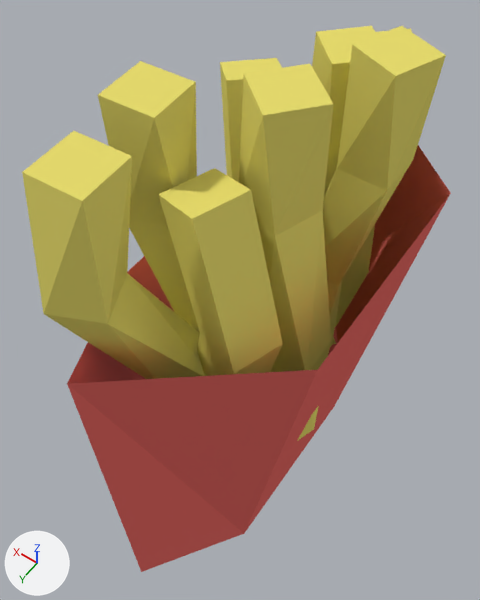
A saved change to the Blender file COP 4331 - Space Shooter 3D/Assets/Art/Level/Burger_Palace/Fries.blend.
Camera for both pictures: a camera (50 mm lens) standing at (-1.07, 1.56, 2.8) and looking at (0.04, 0.01, 0.36). Arrows for +X, +Y and +Z are at lower left; the lights stay in place.

Script lines for the objects in view, before the commit:
```python
me_cube_004 = bpy.data.meshes.new('Cube.004')
me_cube_004.from_pydata(...)  # 16 vertices, 14 faces; spans x -1.7..1.7, y -2.1..3.3, z -24.3..1.0
me_cube_004.materials.append(mat_material_002)  # yellow #e7dc6e
me_cube_005 = bpy.data.meshes.new('Cube.005')
me_cube_005.from_pydata(...)  # 16 vertices, 14 faces; spans x -4.6..2.8, y -2.3..2.3, z -1.0..30.3
me_cube_005.materials.append(mat_material_002)  # yellow #e7dc6e
me_cube_006 = bpy.data.meshes.new('Cube.006')
me_cube_006.from_pydata(...)  # 16 vertices, 14 faces; spans x -4.6..2.8, y -2.3..2.3, z -1.0..30.3
me_cube_006.materials.append(mat_material_002)  # yellow #e7dc6e
ob_cube_000 = bpy.data.objects.new('Cube.000', me_cube_004)
ob_cube_000.location = (-0.165, 0.431, -0.357)
ob_cube_000.rotation_euler = (0.0, 0.0, -1.901)  # degrees (0, 0, -109)
ob_cube_000.scale = (-0.0742, -0.0742, -0.0742)
ob_cube_003 = bpy.data.objects.new('Cube.003', me_cube_005)
ob_cube_003.location = (0.013, 0.298, -0.078)
ob_cube_003.rotation_euler = (0.0, 0.0, -2.706)  # degrees (0, 0, -155)
ob_cube_003.scale = (0.0572, 0.0572, 0.0572)
ob_fry_004 = bpy.data.objects.new('Fry.004', me_cube_006)
ob_fry_004.location = (-0.35, 0.196, -0.046)
ob_fry_004.rotation_euler = (0.0, 0.0, -3.46)  # degrees (0, 0, -198)
ob_fry_004.scale = (0.0572, 0.0572, 0.0572)
# also in view: 'Cube.001' at (-0.29, -0.25, 0.76); 'Fry.007' at (0.0, 0.65, 0.82); 'Frybox' at (-0.18, 0.0, -0.07); 'Fry.006' at (-0.11, -0.38, 0.57); 'Cube.002' at (-0.15, -0.66, 0.51)
```
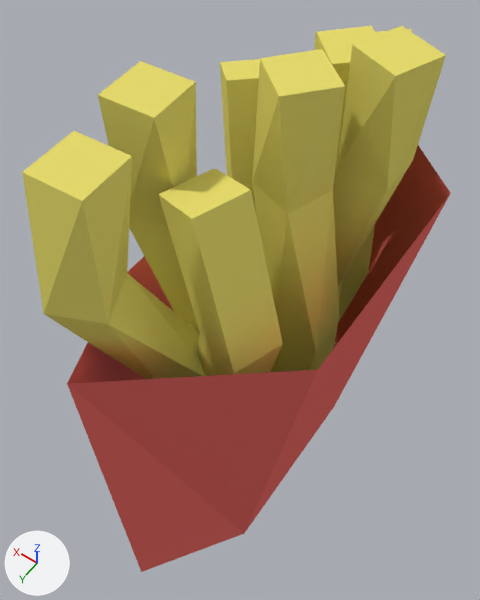
The newer file is also turned or shifted as a whole; pictures and numbers use the older file's frame.

Pixel boxes [x1, y1, x2, y2] of what changed, in the pictures (480 x 600 px):
'Fry.004', moved
    before: [239, 64, 333, 441]
    after: [252, 49, 345, 372]

The change in detail:
Object 'Fry.004' (ob_fry_004) moves from (-0.35, 0.196, -0.046) to (-0.309, 0.05, -0.087).
